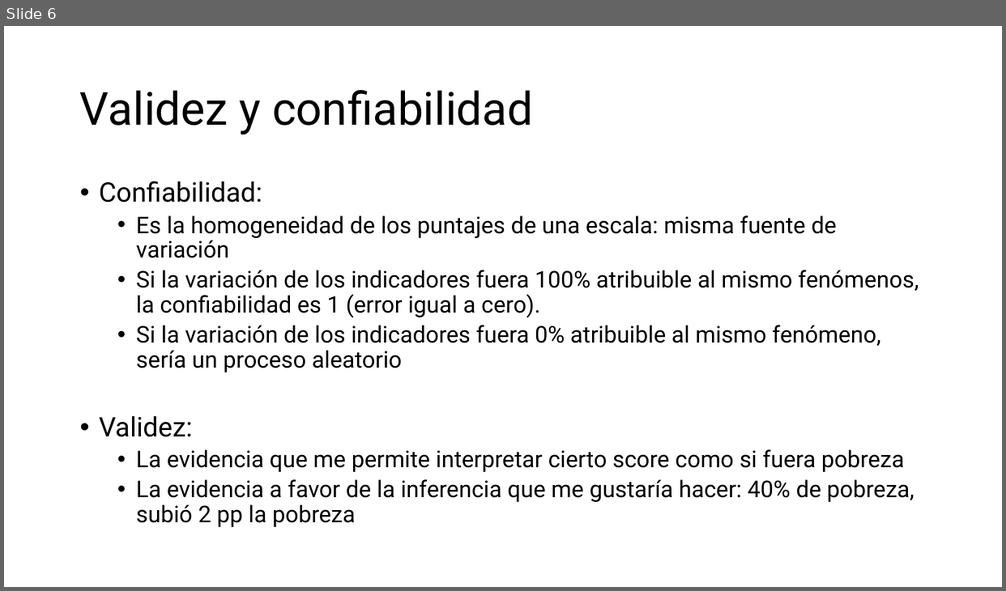
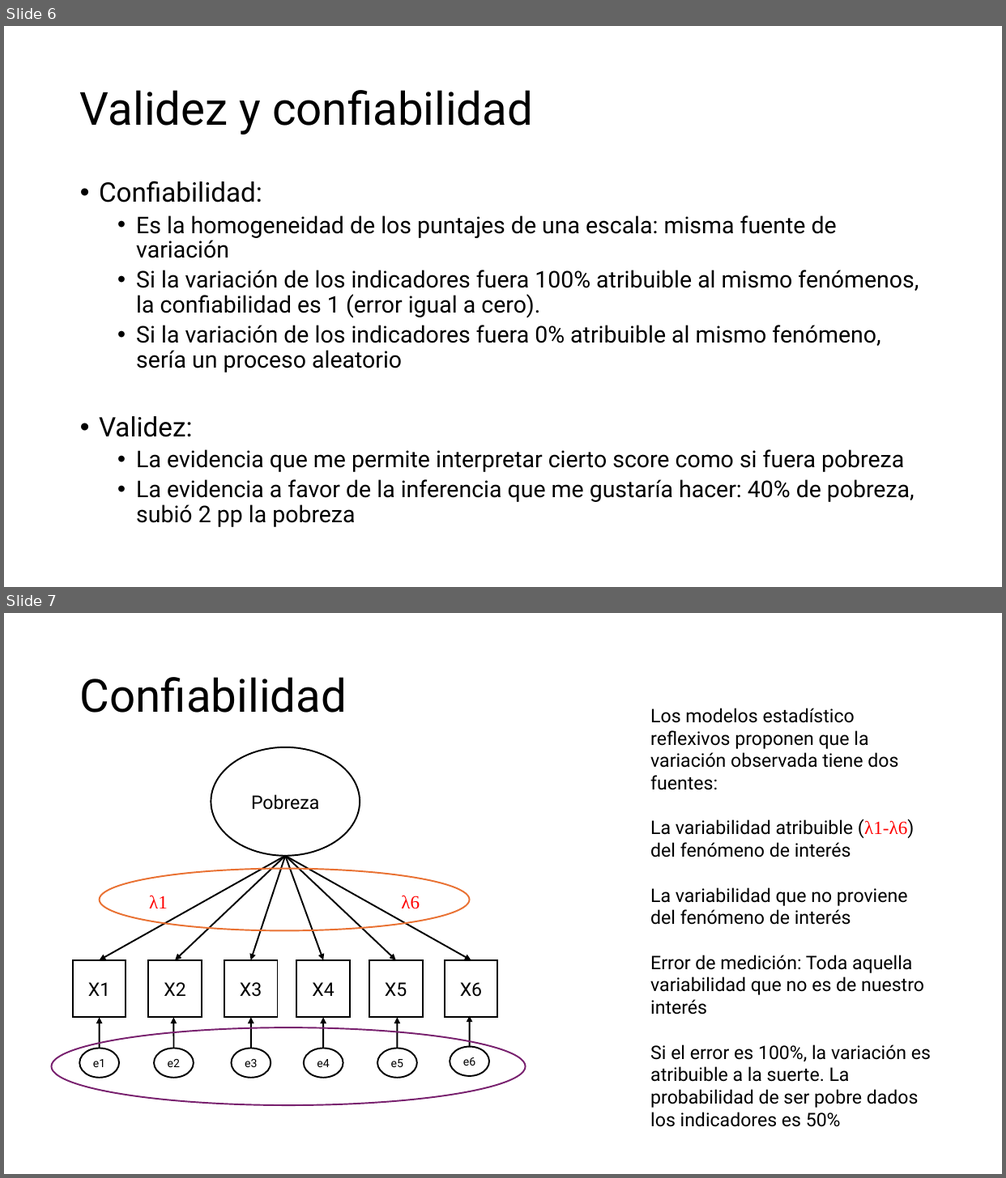
Before and after one commit to hectornajera83/PobrezaDesigualdad2025, a slide deck: Taller_MedicionPobreza.pptx. Shown one above the other, each under a label of ours: slide 6 before the commit, slides 6 and 7 after it. The pictures are 1006x591 and 1006x1178 pixels, drawn with LibreOffice and Linux fonts; fonts in the diff are those of the drawing. Boxes give left, top, right and bottom in pixels: in the first picture for what was removed or moved away, otherwise in the second. Text is boxed around its words. In the diff, an @@ line names an element or a change of style, - is before the commit and + after.

```diff
--- a/Taller_MedicionPobreza.pptx
+++ b/Taller_MedicionPobreza.pptx
@@ slide 7 added at [4,613,1002,1174], background #FFFFFF @@
@@ title added at [80,677,347,713], 44 pt, text #000000 @@
+Confiabilidad
@@ text added at [650,708,931,1127], 18 pt, text #000000 @@
+Los modelos estadístico reflexivos proponen que la variación observada tiene dos fuentes:
+La variabilidad atribuible (λ1-λ6) del fenómeno de interés
+La variabilidad que no proviene del fenómeno de interés
+Error de medición: Toda aquella variabilidad que no es de nuestro interés
+Si el error es 100%, la variación es atribuible a la suerte. La probabilidad de ser pobre dados los indicadores es 50%
@@ ellipse added at [211,747,360,856], fill #FFFFFF, outline #000000 1.5 pt, 18 pt, text #000000 @@
+Pobreza
@@ arrow added from (286, 855) to (99, 960), #000000 1.5 pt @@
@@ arrow added from (286, 855) to (176, 960), #000000 1.5 pt @@
@@ arrow added from (286, 855) to (251, 960), #000000 1.5 pt @@
@@ arrow added from (286, 855) to (324, 960), #000000 1.5 pt @@
@@ arrow added from (286, 855) to (396, 960), #000000 1.5 pt @@
@@ arrow added from (286, 855) to (471, 960), #000000 1.5 pt @@
@@ ellipse added at [99,869,470,931], outline #E97132 1.5 pt @@
@@ text added at [149,895,168,909], 18 pt, text #FF0000 @@
+λ1
@@ text added at [401,895,420,909], 18 pt, text #FF0000 @@
+λ6
@@ rectangle added at [73,960,126,1017], fill #FFFFFF, outline #000000 1.5 pt, 18 pt, text #000000 @@
+X1
@@ rectangle added at [148,960,202,1017], fill #FFFFFF, outline #000000 1.5 pt, 18 pt, text #000000 @@
+X2
@@ rectangle added at [224,960,277,1017], fill #FFFFFF, outline #000000 1.5 pt, 18 pt, text #000000 @@
+X3
@@ rectangle added at [296,960,350,1017], fill #FFFFFF, outline #000000 1.5 pt, 18 pt, text #000000 @@
+X4
@@ rectangle added at [369,960,423,1017], fill #FFFFFF, outline #000000 1.5 pt, 18 pt, text #000000 @@
+X5
@@ rectangle added at [444,960,497,1017], fill #FFFFFF, outline #000000 1.5 pt, 18 pt, text #000000 @@
+X6
@@ arrow added from (99, 1049) to (99, 1017), #000000 1.5 pt @@
@@ arrow added from (174, 1049) to (174, 1017), #000000 1.5 pt @@
@@ arrow added from (251, 1049) to (251, 1017), #000000 1.5 pt @@
@@ arrow added from (324, 1049) to (324, 1017), #000000 1.5 pt @@
@@ arrow added from (397, 1049) to (397, 1017), #000000 1.5 pt @@
@@ arrow added from (470, 1047) to (470, 1016), #000000 1.5 pt @@
@@ ellipse added at [51,1028,525,1105], outline #78206E 1.5 pt @@
@@ ellipse added at [79,1049,119,1078], fill #FFFFFF, outline #000000 1.5 pt, 11 pt, text #000000 @@
+e1
@@ ellipse added at [154,1049,194,1078], fill #FFFFFF, outline #000000 1.5 pt, 11 pt, text #000000 @@
+e2
@@ ellipse added at [232,1049,271,1078], fill #FFFFFF, outline #000000 1.5 pt, 11 pt, text #000000 @@
+e3
@@ ellipse added at [304,1049,343,1078], fill #FFFFFF, outline #000000 1.5 pt, 11 pt, text #000000 @@
+e4
@@ ellipse added at [377,1049,417,1078], fill #FFFFFF, outline #000000 1.5 pt, 11 pt, text #000000 @@
+e5
@@ ellipse added at [450,1047,489,1076], fill #FFFFFF, outline #000000 1.5 pt, 11 pt, text #000000 @@
+e6
```
Also in this commit, not shown: 2 other slides added.
